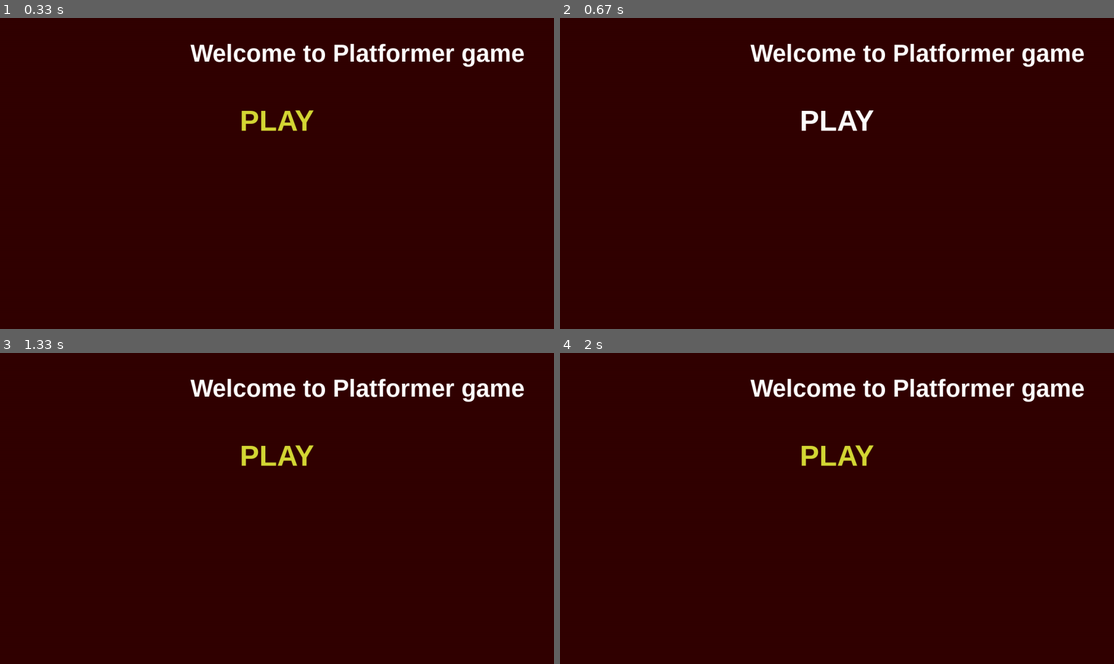
Above: before the commit, frames 1-4 (two rows, left to right).
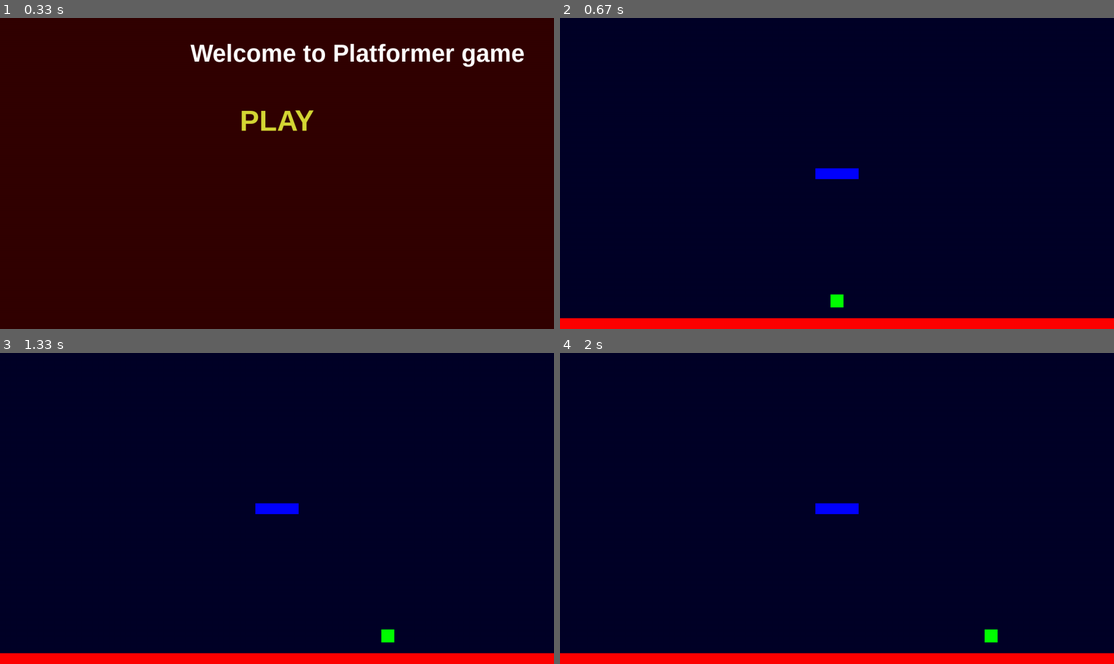
Above: after the commit, the same moments.

Repository: lapatinn/ot-harjoitustyo
Game: pygame game, started from src/index.py
Two runs of this game, one before a commit and one after it. Both use one fixed random seed, a clock stepped at 60 frames per second and the inputs below.
Inputs (mouse positions are in pixels of both pictures, inside the frame that each line leads up to):
- Up to frame 1 (0.33 s): no input
- Up to frame 2 (0.67 s): click "PLAY" at 0.38 s
- Up to frame 3 (1.33 s): hold D 0.67-1.13 s; move the mouse to (254, 520) at 0.7 s; hold D from 1.17 s (still down)
- Up to frame 4 (2 s): release D at 1.63 s; hold A from 1.67 s (still down)

Frame 1 is identical in both runs. In frame 2, 100% of the frame differs, in the area x 0-100%, y 0-100%; in frame 3, 100%; in frame 4, 100%.

Commit message:
Add classes for player, floor and platforms. Add basic player movement with class method.

Diff:
--- a/src/index.py
+++ b/src/index.py
@@ -1,12 +1,15 @@
 import pygame
+from pygame.locals import *
+
 pygame.init()
+vec = pygame.math.Vector2
 pygame.display.set_caption("Platformer game")
 
 SCREEN_WIDTH = 1280
 SCREEN_HEIGHT = 720
-
 FPS = 60
-PLAYER_VEL = 5
+ACC = 1
+FRIC = -0.12
 
 WELCOME_FONT = pygame.font.SysFont("arialblack", 50)
 PLAY_FONT = pygame.font.SysFont("arialblack", 60)
@@ -20,6 +23,67 @@
 
 window = pygame.display.set_mode((SCREEN_WIDTH, SCREEN_HEIGHT))
 
+class Player(pygame.sprite.Sprite):
+    def __init__(self):
+        super().__init__()
+        self.surface = pygame.Surface((30, 30))
+        self.surface.fill((0,255,0))
+        self.rect = self.surface.get_rect(center=(SCREEN_WIDTH//2, SCREEN_HEIGHT - 50))
+
+        self.pos = vec((SCREEN_WIDTH//2, SCREEN_HEIGHT - 50))
+        self.vel = vec(0,0)
+        self.acc = vec(0,0)
+
+    def move(self):
+        self.acc = vec(0,0)
+        pressed_keys = pygame.key.get_pressed()
+
+        if pressed_keys[K_a]:
+            self.acc.x = -ACC
+        if pressed_keys[K_d]:
+            self.acc.x = ACC
+
+        self.acc.x += self.vel.x * FRIC
+        self.vel += self.acc
+        self.pos += self.vel + 0.5 * self.acc
+
+        if self.pos.x < 0:
+            self.pos.x = 0
+        if self.pos.x > SCREEN_WIDTH:
+            self.pos.x = SCREEN_WIDTH
+
+        self.rect.midbottom = self.pos
+
+class Floor(pygame.sprite.Sprite):
+    def __init__(self):
+        super().__init__()
+        self.surface = pygame.Surface((SCREEN_WIDTH, 50))
+        self.surface.fill((255,0,0))
+        self.rect = self.surface.get_rect(center=(SCREEN_WIDTH//2, SCREEN_HEIGHT))
+
+class Platform(pygame.sprite.Sprite):
+    def __init__(self, width, height, x, y, color):
+        super().__init__()
+        self.width = width
+        self.height = height
+        self.x = x
+        self.y = y
+        self.color = color
+
+        self.surface = pygame.surface.Surface((self.width, self.height))
+        self.surface.fill(color)
+        self.rect = self.surface.get_rect(center=(self.x, self.y))
+
+player = Player()
+floor = Floor()
+platfrom1 = Platform(100, 25, SCREEN_WIDTH//2, SCREEN_HEIGHT//2, (0,0,255))
+
+
+all_sprites = pygame.sprite.Group()
+all_sprites.add(player)
+all_sprites.add(floor)
+all_sprites.add(platfrom1)
+
 def draw_text(text, font, text_color, x, y):
     img = font.render(text, True, text_color)
     window.blit(img, (x,y))
@@ -27,8 +91,9 @@
 
 def main(window):
     clock = pygame.time.Clock()
-    run = True
-    while run:
+    menu = True
+
+    while menu:
         clock.tick(FPS)
         window.fill((50,0,0))
 
@@ -51,6 +116,24 @@
                 if event.button == 1:
                     if play_rect.collidepoint(event.pos):
                         print("PLAY pressed")
+                        menu = False
+                        game = True
+
+        pygame.display.update()
+
+    while game:
+        clock.tick(FPS)
+        window.fill((0,0,40))
+
+        for event in pygame.event.get():
+            if event.type == pygame.QUIT:
+                game = False
+                break
+
+        for entity in all_sprites:
+            window.blit(entity.surface, entity.rect)
+
+        player.move()
 
         pygame.display.update()
 
